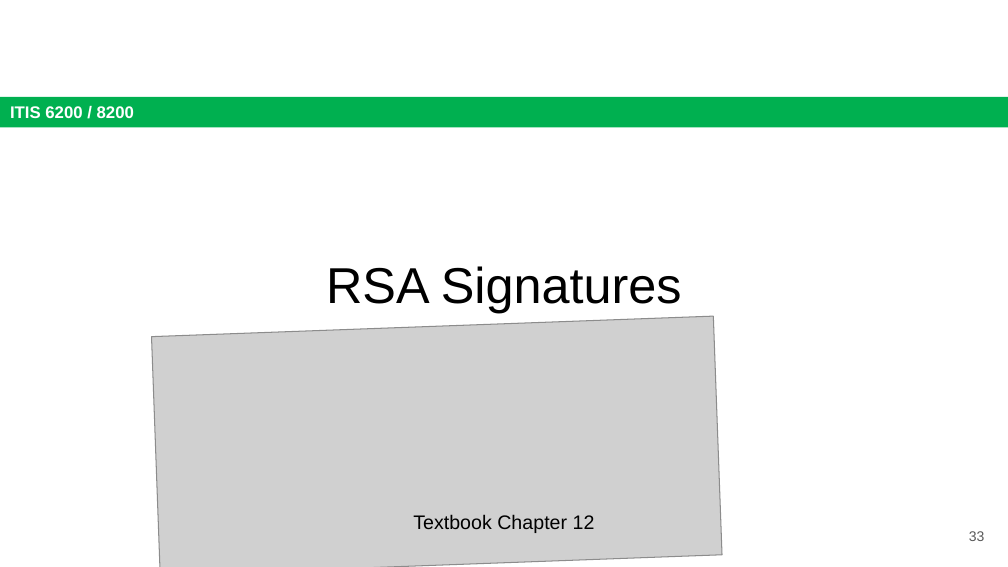
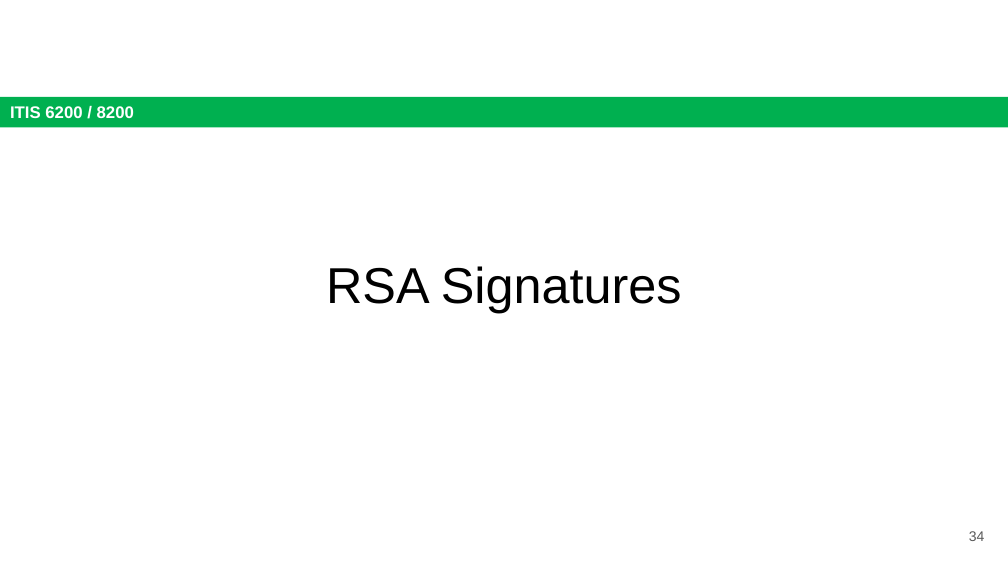
Before and after one commit to jx5c/github.io, a slide deck: slide 34 of teaching/ITIS6200/2023fa/lectures/lec06.pptx (slide 33 before the commit). Drawn at 1008x567 pixels with LibreOffice and Linux fonts; fonts in the diff are those of the drawing; grey boxes stand for pictures. Boxes give left, top, right and bottom in pixels: in the first picture for what was removed or moved away, otherwise in the second. Text is boxed around its words. In the diff, an @@ line names an element or a change of style, - is before the commit and + after.

```diff
--- a/teaching/ITIS6200/2023fa/lectures/lec06.pptx
+++ b/teaching/ITIS6200/2023fa/lectures/lec06.pptx
@@ picture removed at [151,316,722,567] @@
@@ text removed at [413,514,595,533] @@
-Textbook Chapter 12
@@ page number at [969,531,985,541]: text changed @@
-33
+34
```
Also in this commit, not shown: 10 other slides changed, 1 slide added, 1 other file.
